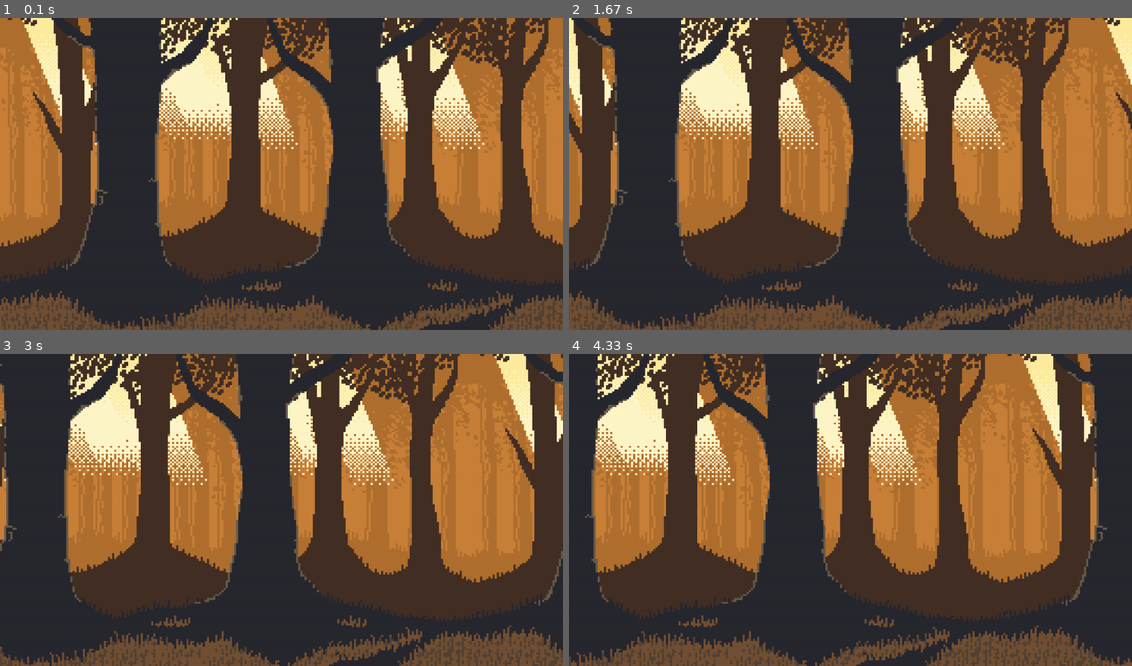
Above: before the commit, frames 1-4 (two rows, left to right).
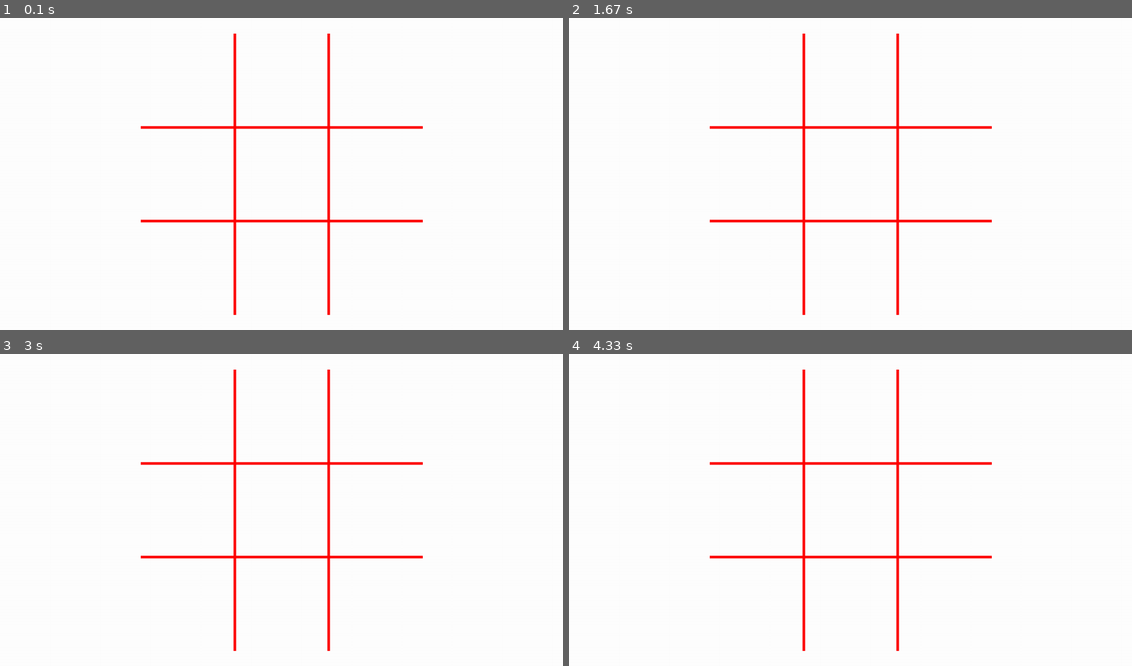
Above: after the commit, the same moments.

Repository: Nack34/RLProject
Game: pygame game, started from Juego.py
The game is run twice, just before and just after one commit, with the same random seed, the same clock (stepped at 60 frames per second) and the same inputs.
Inputs:
- Up to frame 1 (0.1 s): no input
- Up to frame 2 (1.67 s): no input
- Up to frame 3 (3 s): no input
- Up to frame 4 (4.33 s): no input

The runs differ from the first frame. In frame 1, 100% of the frame differs, in the area x 0-100%, y 0-100%; in frame 2, 100%; in frame 3, 100%; in frame 4, 100%.

Commit message:
Se agregó el dibujo del tablero (Ale)

Diff:
--- a/Juego.py
+++ b/Juego.py
@@ -62,6 +62,23 @@
         print(f"Clic detectado en {event.pos}, botón: {event.button}")
 
 
+def draw_tic_tac_toe_board():
+    # Tamaño de cada celda
+    cell_size = 180
+
+    # Calcula los márgenes para centrar el tablero
+    margin_left = (1080 - cell_size * 3) // 2  # 270 píxeles
+    margin_top = (600 - cell_size * 3) // 2  # 30 píxeles
+
+    # Dibuja las líneas horizontales
+    for i in range(1, 3):  # Dos líneas horizontales
+        pygame.draw.line(PANTALLA, ROJO, (margin_left, margin_top + cell_size * i),
+                         (margin_left + cell_size * 3, margin_top + cell_size * i), 5)
+
+    # Dibuja las líneas verticales
+    for i in range(1, 3):  # Dos líneas verticales
+        pygame.draw.line(PANTALLA, ROJO, (margin_left + cell_size * i, margin_top),
+                         (margin_left + cell_size * i, margin_top + cell_size * 3), 5)
 
 
 while True:
@@ -70,7 +87,9 @@
             pygame.quit()
             sys.exit()
 
-    play_back_ground()
+    PANTALLA.fill(BLANCO)
+    draw_tic_tac_toe_board()
+    #play_back_ground()
     play_game()
 
 
